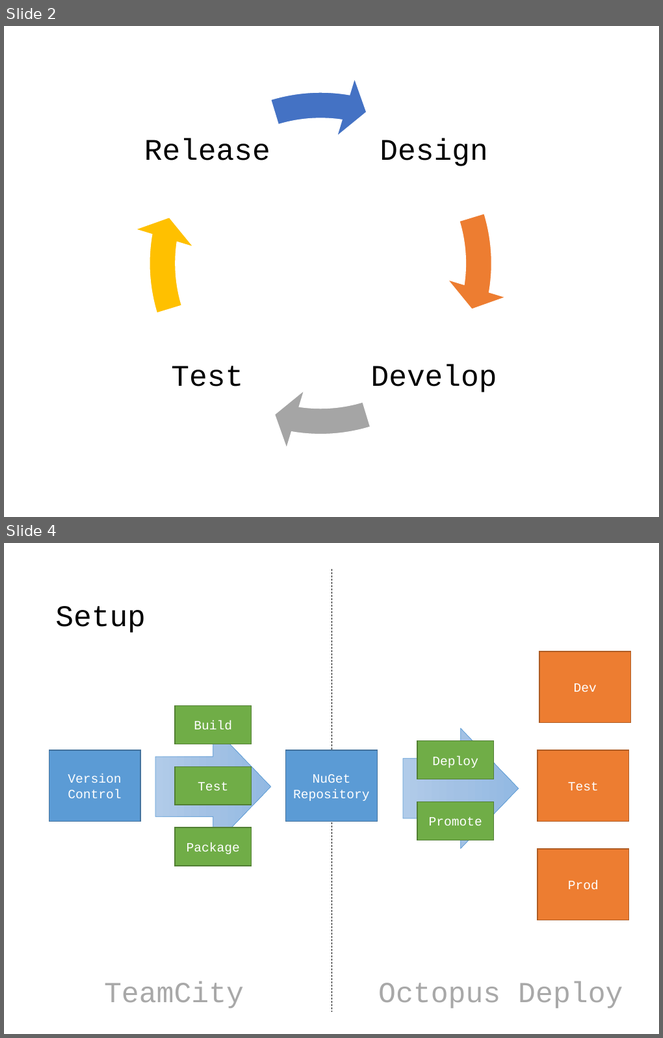
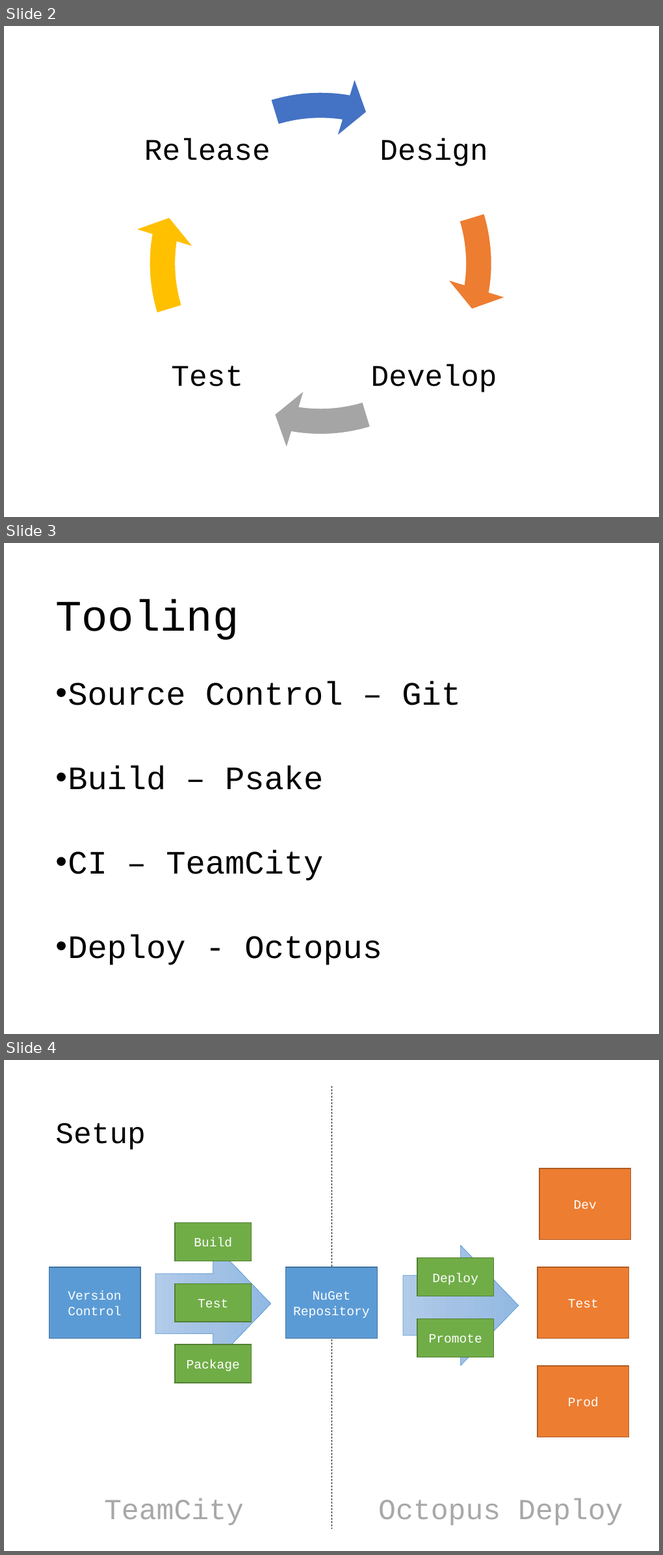
Before and after one commit to jbogard/presentations, a slide deck: ContinuousDeliveryInPractice/Continuous Delivery.pptx. Shown one above the other, each under a label of ours: slides 2 and 4 before the commit, slides 2, 3 and 4 after it; the slides between them are not shown. The pictures are 663x1038 and 663x1555 pixels, drawn with LibreOffice and Linux fonts; fonts in the diff are those of the drawing. Boxes give left, top, right and bottom in pixels: in the first picture for what was removed or moved away, otherwise in the second. Text is boxed around its words. In the diff, an @@ line names an element or a change of style, - is before the commit and + after.

```diff
--- a/ContinuousDeliveryInPractice/Continuous Delivery.pptx
+++ b/ContinuousDeliveryInPractice/Continuous Delivery.pptx
@@ slide 3 added at <box>4,543,659,1034</box>, background #FFFFFF @@
@@ title added at <box>55,599,239,640</box>, 48 pt, text #000000 @@
+Tooling
@@ text added at <box>68,681,461,965</box>, 36 pt, text #000000 @@
+• Source Control – Git
+• Build – Psake
+• CI – TeamCity
+• Deploy - Octopus
```
Also in this commit, not shown: 1 slide changed, 1 other slide added, 1 slide removed, 27 other files.
